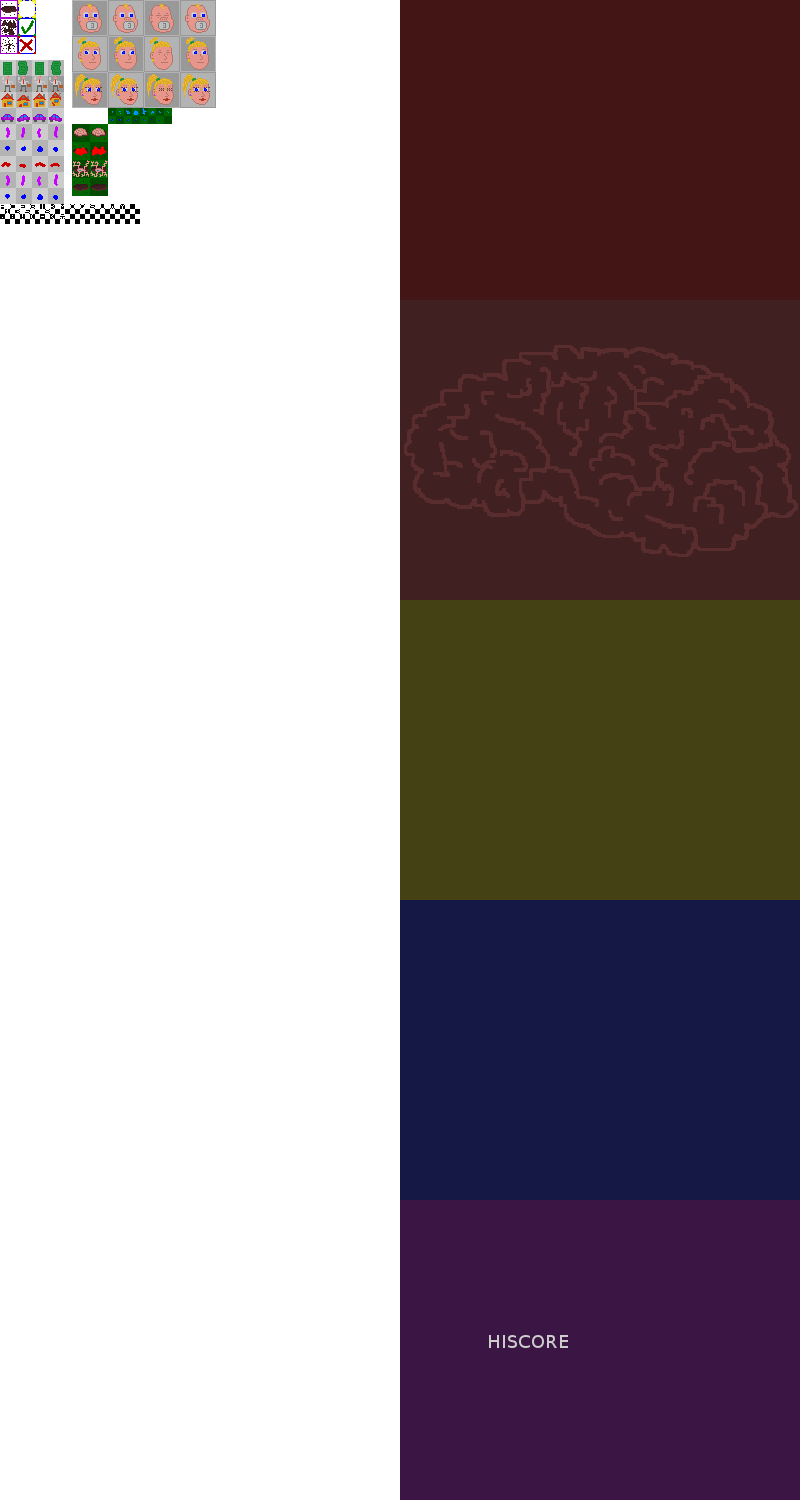
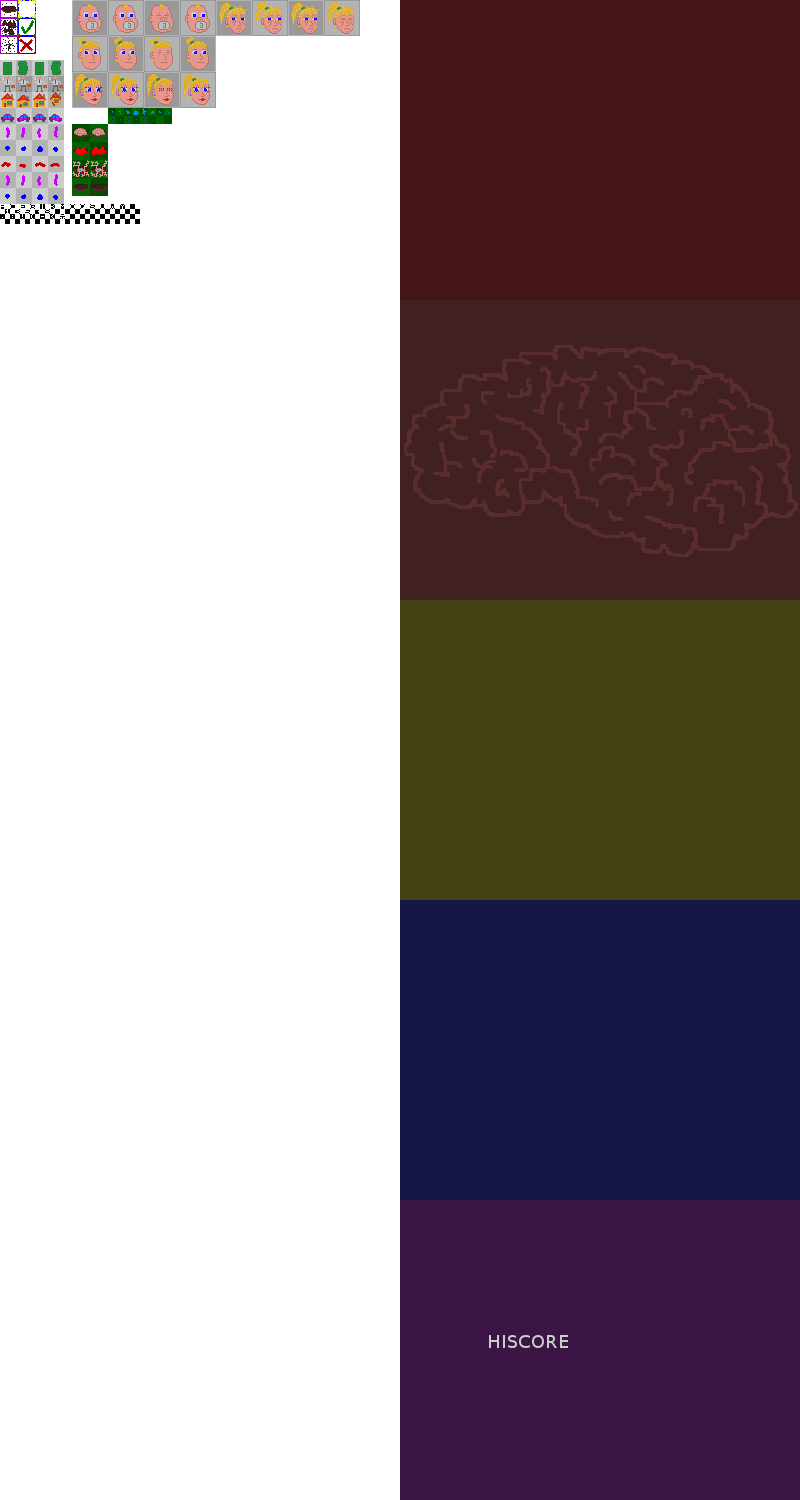
Revision of a layered 800x1500 image; what changed, layer by layer:
painted on "gfx" over box(218, 2, 356, 34)
painted on "helpers" over box(216, 0, 360, 36)
